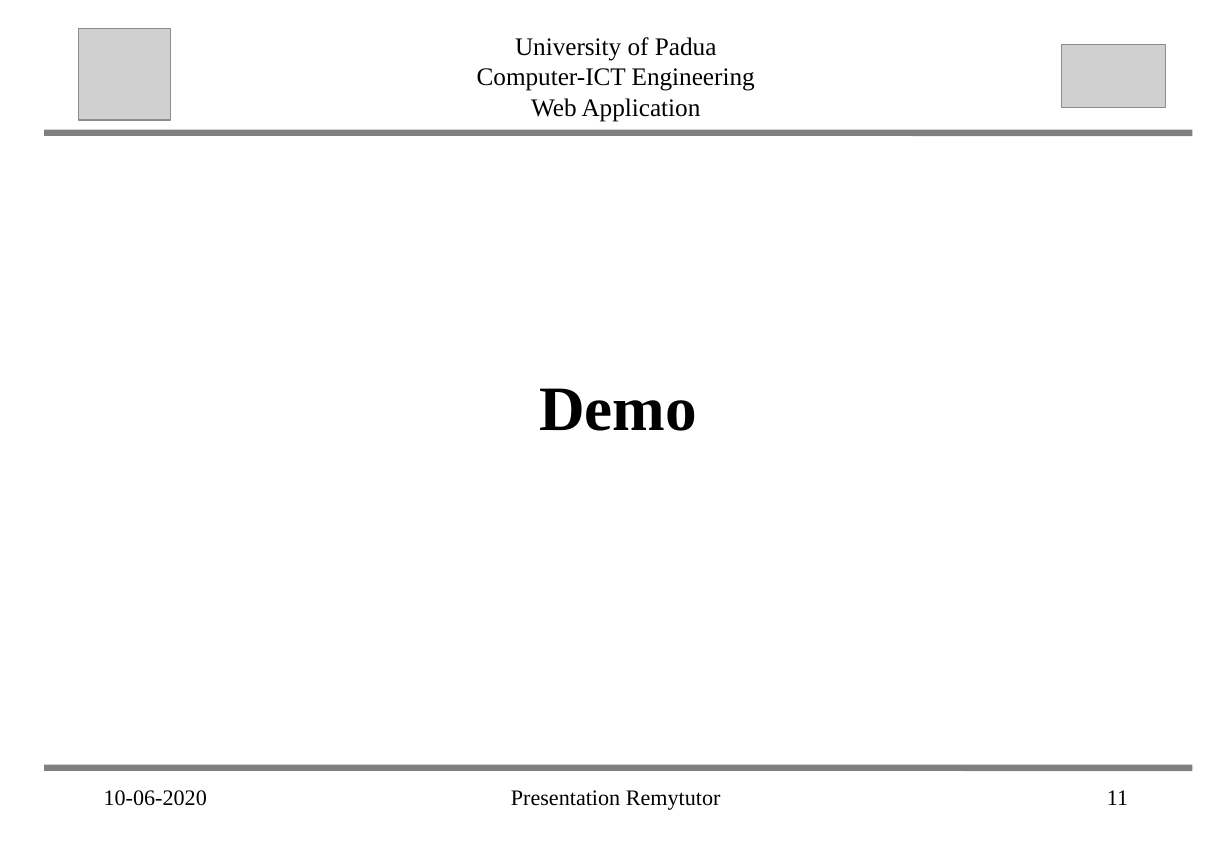
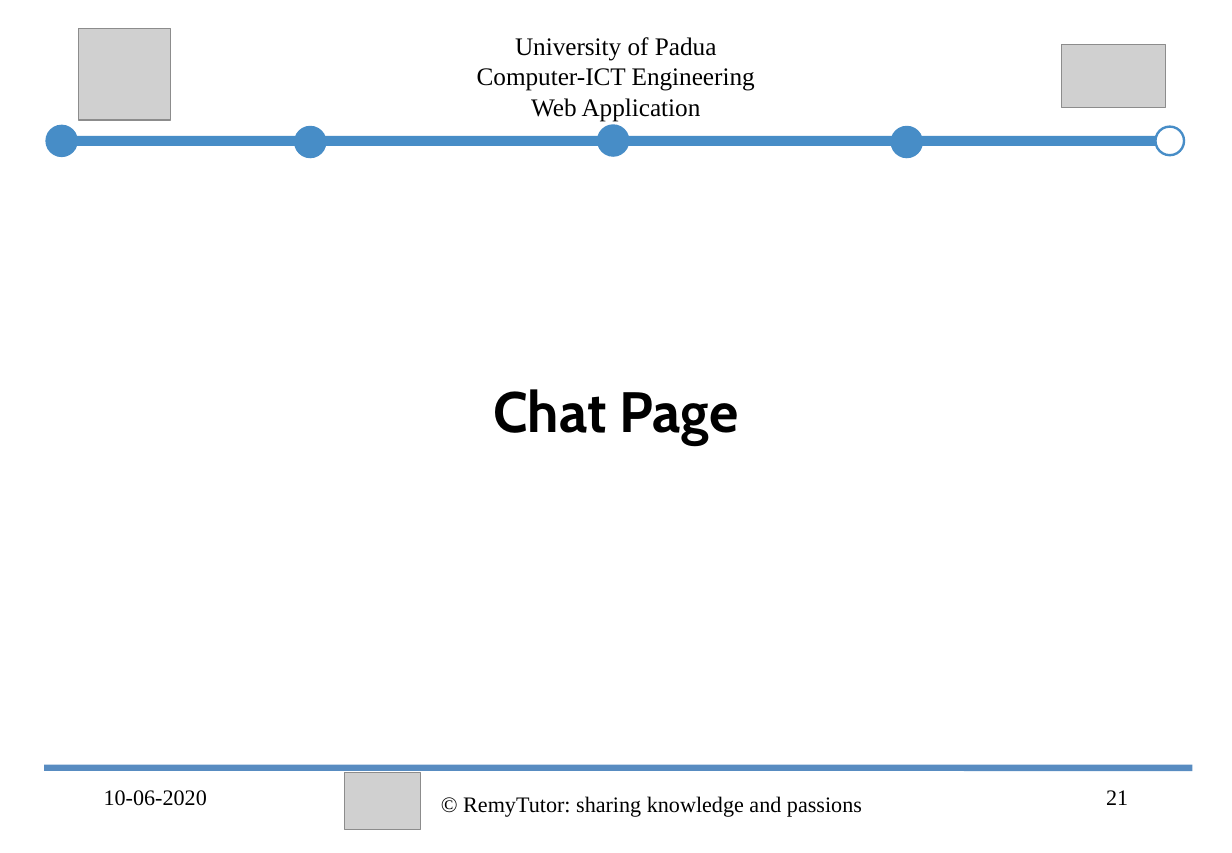
Before and after one commit to abahmadb/Web-Applications, a slide deck: slide 21 of HW2-RemuTutor-2019-2020 - Ahmad.ppt (slide 11 before the commit). Drawn at 1232x853 pixels with LibreOffice and Linux fonts; fonts in the diff are those of the drawing; grey boxes stand for pictures. Boxes give left, top, right and bottom in pixels: in the first picture for what was removed or moved away, otherwise in the second. Text is boxed around its words. In the diff, an @@ line names an element or a change of style, - is before the commit and + after.

```diff
--- a/HW2-RemuTutor-2019-2020 - Ahmad.ppt
+++ b/HW2-RemuTutor-2019-2020 - Ahmad.ppt
@@ line moved from (48, 133) - (1189, 133) to (59, 141) - (1167, 141) @@
@@ line (59, 141) - (1167, 141): stroke #808080 4 pt to #478DC7 6.24 pt @@
@@ group added at (x1=50, y1=126, x2=1183, y2=155): 5 ellipses @@
@@ text added at (x1=493, y1=389, x2=738, y2=444), 36 pt, text #000000, bold @@
+Chat Page
@@ text removed at (x1=539, y1=388, x2=697, y2=431) @@
-Demo
@@ line (48, 767) - (1189, 767): stroke #808080 4 pt to #588CC1 4 pt @@
@@ picture added at (x1=344, y1=772, x2=421, y2=829) @@
@@ text at (x1=463, y1=796, x2=862, y2=817): text changed @@
-Presentation Remytutor
+© RemyTutor: sharing knowledge and passions
@@ page number at (x1=1106, y1=790, x2=1128, y2=805): text changed @@
-11
+21
```
Also in this commit, not shown: 11 other slides changed, 15 slides added, 28 other files.
